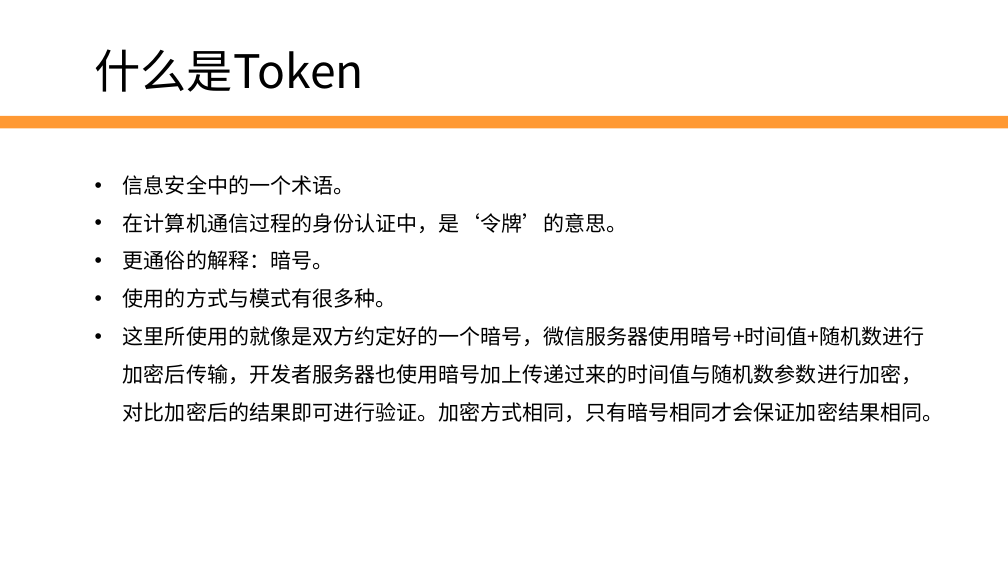
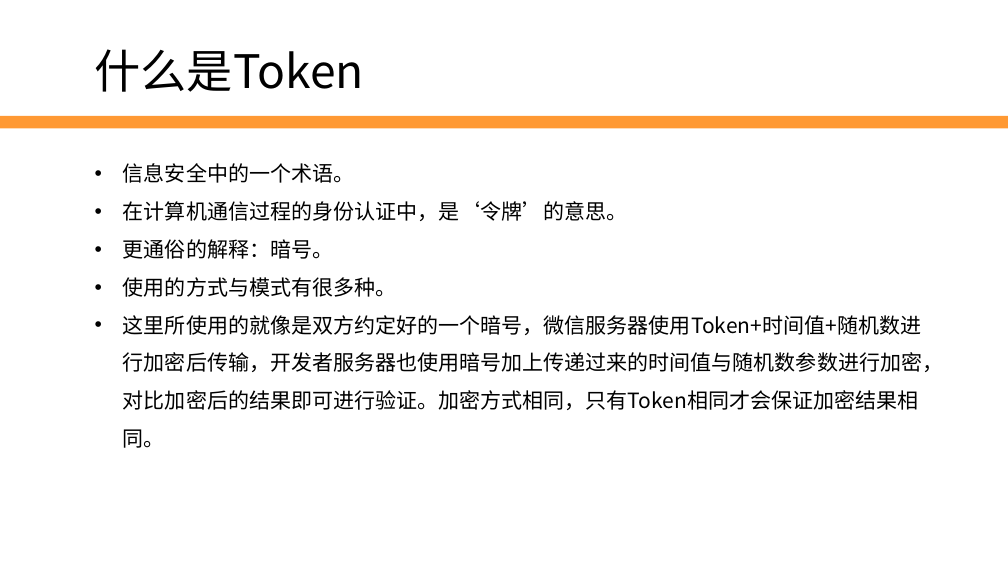
Before and after one commit to edu2act/2017-2018_1st_Wechat_Web_Programming, a slide deck: slide 10 of meterials/slides/ch03-wechat-dev-env-and-debug tools.pptx. Drawn at 1008x567 pixels with LibreOffice and Linux fonts; fonts in the diff are those of the drawing; background and template pictures are left out. Boxes give left, top, right and bottom in pixels: in the first picture for what was removed or moved away, otherwise in the second. Text is boxed around its words. In the diff, an @@ line names an element or a change of style, - is before the commit and + after.

```diff
--- a/meterials/slides/ch03-wechat-dev-env-and-debug tools.pptx
+++ b/meterials/slides/ch03-wechat-dev-env-and-debug tools.pptx
@@ text "信息安全中的一个术语。": place and size @@
-text "信息安全中的一个术语。" at box(123, 175, 943, 422)
+text "信息安全中的一个术语。" at box(123, 163, 943, 448)
@@ text at box(123, 315, 943, 448): text changed @@
-• 这里所使用的就像是双方约定好的一个暗号，微信服务器使用暗号+时间值+随机数进行加密后传输，开发者服务器也使用暗号加上传递过来的时间值与随机数参数进行加密，对比加密后的结果即可进行验证。加密方式相同，只有暗号相同才会保证加密结果相同。
+• 这里所使用的就像是双方约定好的一个暗号，微信服务器使用Token+时间值+随机数进行加密后传输，开发者服务器也使用暗号加上传递过来的时间值与随机数参数进行加密，对比加密后的结果即可进行验证。加密方式相同，只有Token相同才会保证加密结果相同。
```
Also in this commit, not shown: 1 other slide changed, 1 other file.
